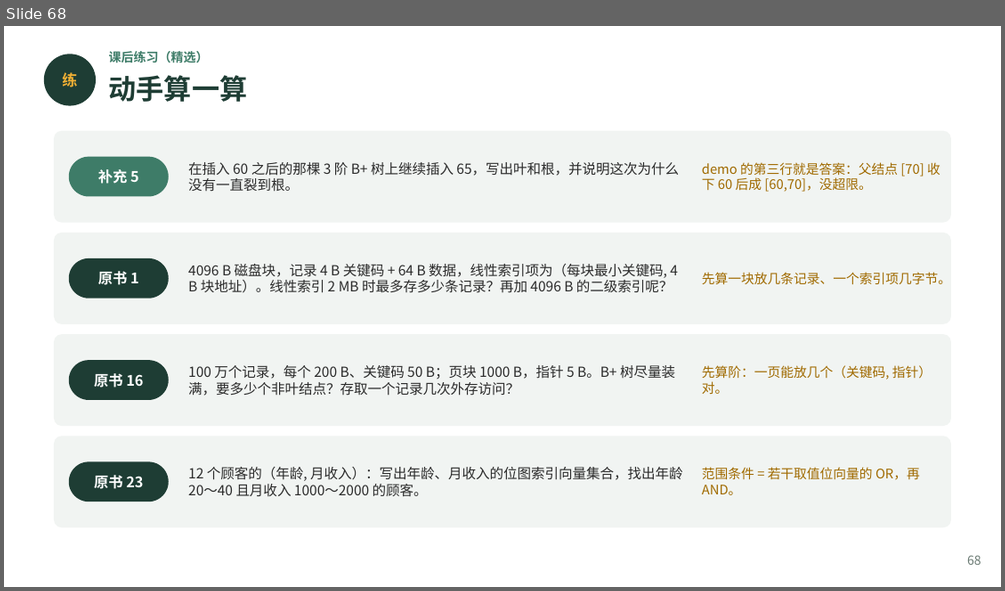
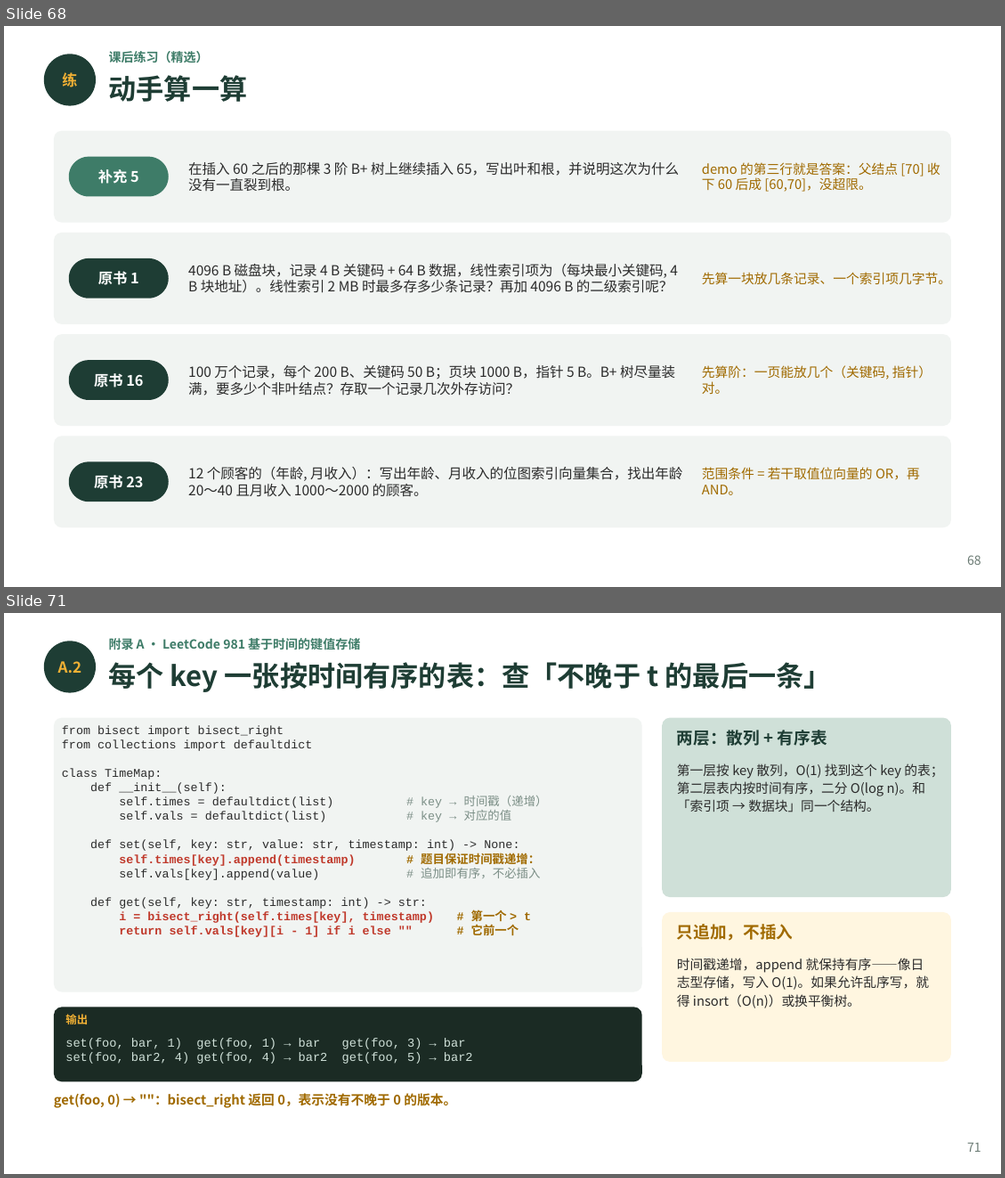
Before and after one commit to GMyhf/2026fall-cs201, a slide deck: courseware/202609_DSA_11_Index.pptx. Shown one above the other, each under a label of ours: slide 68 before the commit, slides 68 and 71 after it; the slides between them are not shown. The pictures are 1005x591 and 1005x1178 pixels, drawn with LibreOffice and Linux fonts; fonts in the diff are those of the drawing. Boxes give left, top, right and bottom in pixels: in the first picture for what was removed or moved away, otherwise in the second. Text is boxed around its words. In the diff, an @@ line names an element or a change of style, - is before the commit and + after.

```diff
--- a/courseware/202609_DSA_11_Index.pptx
+++ b/courseware/202609_DSA_11_Index.pptx
@@ slide 71 added at bbox=[4, 613, 1001, 1174], background #FFFFFF @@
@@ text added at bbox=[109, 637, 360, 653], 9 pt, text #3E7C68, bold @@
+附录 A · LeetCode 981 基于时间的键值存储
@@ ellipse added at bbox=[44, 641, 96, 693], fill #1E3D34 @@
@@ text added at bbox=[58, 661, 82, 673], 11 pt, text #F2B134, bold @@
+A.2
@@ text added at bbox=[109, 662, 832, 692], 20 pt, text #1E3D34, bold @@
+每个 key 一张按时间有序的表：查「不晚于 t 的最后一条」
@@ rounded rectangle added at bbox=[54, 718, 642, 992], fill #F1F4F2 @@
@@ rounded rectangle added at bbox=[662, 718, 951, 897], fill #CFE0D8 @@
@@ text added at bbox=[62, 725, 548, 937], 8.6 pt, text #2B2B2B @@
+from bisect import bisect_right
+from collections import defaultdict
+class TimeMap:
+def __init__(self):
+self.times = defaultdict(list) # key → 时间戳（递增）
+self.vals = defaultdict(list) # key → 对应的值
+def set(self, key: str, value: str, timestamp: int) -> None:
+self.times[key].append(timestamp) # 题目保证时间戳递增：
+self.vals[key].append(value) # 追加即有序，不必插入
+def get(self, key: str, timestamp: int) -> str:
+i = bisect_right(self.times[key], timestamp) # 第一个 > t
+return self.vals[key][i - 1] if i else "" # 它前一个
@@ text added at bbox=[677, 730, 827, 746], 12 pt, text #1E3D34, bold @@
+两层：散列 + 有序表
@@ text added at bbox=[677, 763, 943, 812], 9.5 pt, text #2B2B2B @@
+第一层按 key 散列，O(1) 找到这个 key 的表；第二层表内按时间有序，二分 O(log n)。和「索引项 → 数据块」同一个结构。
@@ rounded rectangle added at bbox=[662, 912, 951, 1062], fill #FFF6E0 @@
@@ text added at bbox=[677, 924, 793, 941], 12 pt, text #A06A00, bold @@
+只追加，不插入
@@ text added at bbox=[677, 957, 929, 1008], 9.5 pt, text #2B2B2B @@
+时间戳递增，append 就保持有序——像日志型存储，写入 O(1)。如果允许乱序写，就得 insort（O(n)）或换平衡树。
@@ rounded rectangle added at bbox=[54, 1006, 642, 1081], fill #1B2B24 @@
@@ text added at bbox=[65, 1013, 88, 1024], 8 pt, text #F2B134, bold @@
+输出
@@ text added at bbox=[65, 1038, 473, 1063], 8.8 pt, text #CFE0D8 @@
+set(foo, bar, 1) get(foo, 1) → bar get(foo, 3) → bar
+set(foo, bar2, 4) get(foo, 4) → bar2 get(foo, 5) → bar2
@@ text added at bbox=[54, 1091, 456, 1108], 9.5 pt, text #A06A00, bold @@
+get(foo, 0) → ""：bisect_right 返回 0，表示没有不晚于 0 的版本。
@@ text added at bbox=[967, 1142, 981, 1151], 9 pt, text #6B7B74 @@
+71
```
Also in this commit, not shown: 2 slides changed, 8 other slides added, 2 other files.
